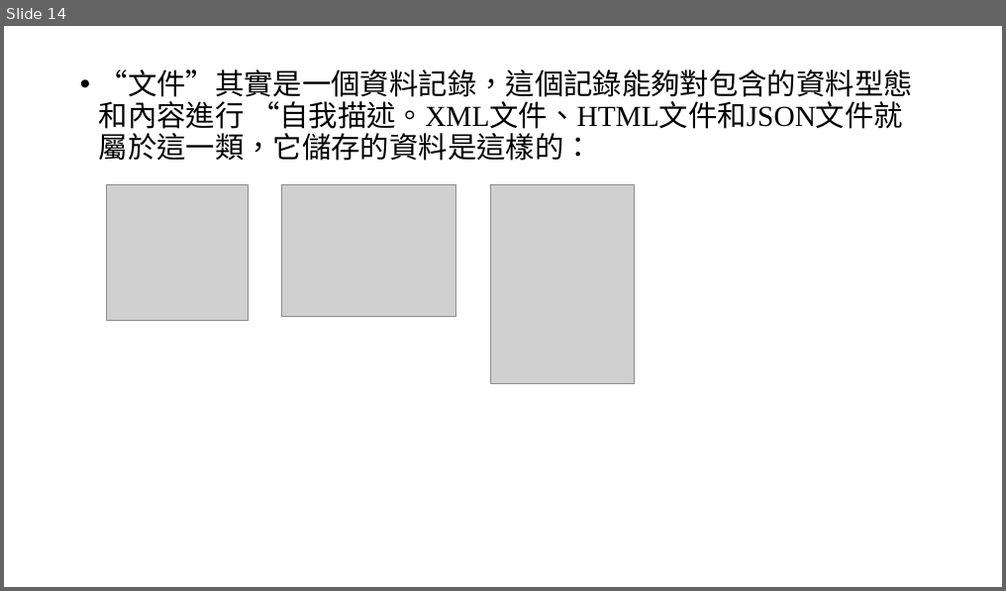
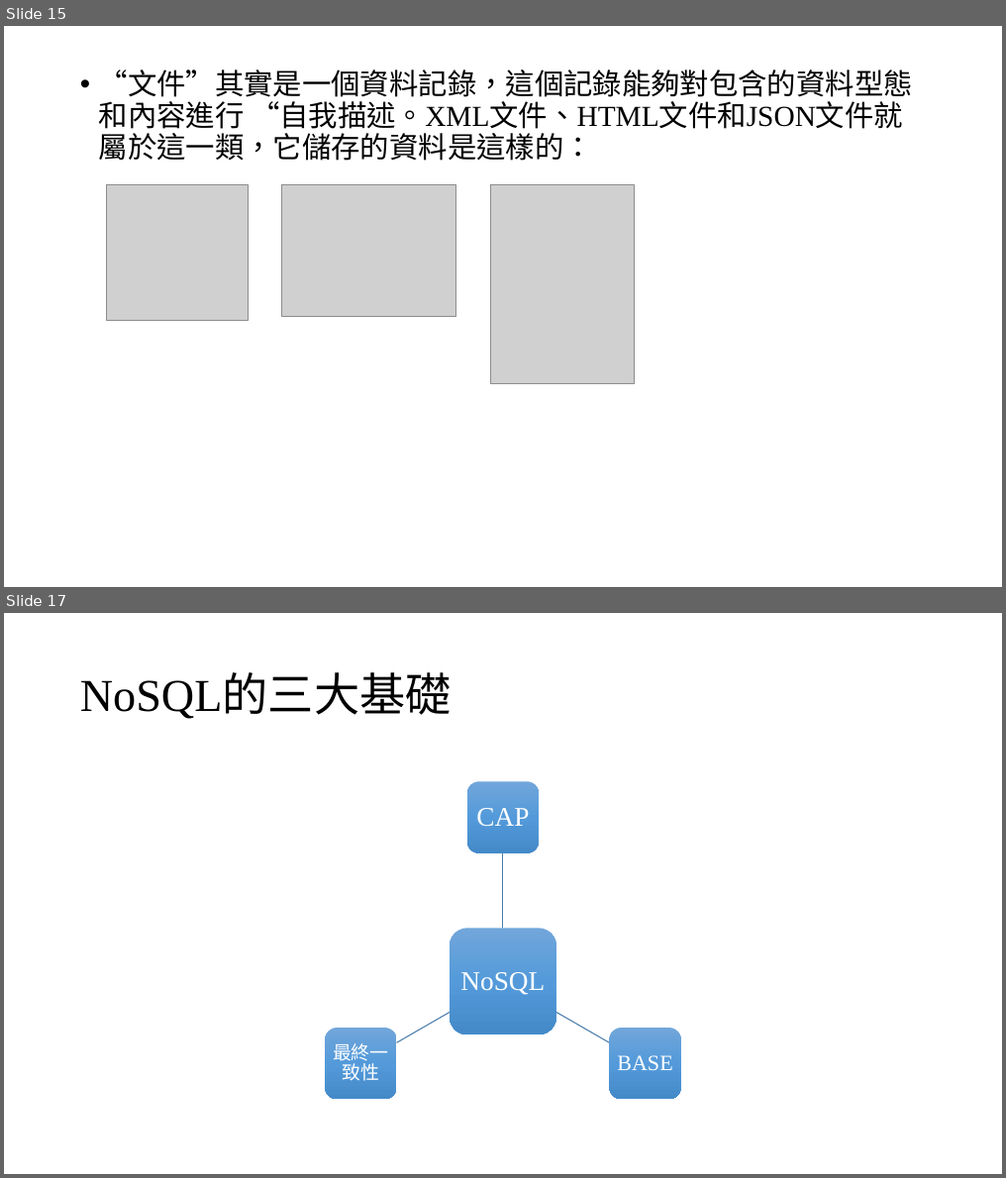
Before and after one commit to YuLiYangBryant/NoSQLReport, a slide deck: NoSQL.pptx. Shown one above the other, each under a label of ours: slide 14 before the commit, slides 15 and 17 after it; the slides between them are not shown. The pictures are 1006x591 and 1006x1178 pixels, drawn with LibreOffice and Linux fonts; fonts in the diff are those of the drawing; grey boxes stand for pictures. Boxes give left, top, right and bottom in pixels: in the first picture for what was removed or moved away, otherwise in the second. Text is boxed around its words. In the diff, an @@ line names an element or a change of style, - is before the commit and + after.

```diff
--- a/NoSQL.pptx
+++ b/NoSQL.pptx
@@ slide 17 added at <box>4,613,1002,1174</box>, background #FFFFFF @@
@@ title added at <box>80,676,451,719</box>, 44 pt, text #000000 @@
+NoSQL的三大基礎
@@ group added at <box>325,781,681,1100</box>: 4 rounded rectangles, 4 texts, 3 freeform shapes @@
+NoSQL
+CAP
+BASE
+最終一致性
@@ what was slide 14 is now slide 15 @@
```
Also in this commit, not shown: 3 slides changed, 5 other slides added, 14 slides removed.
